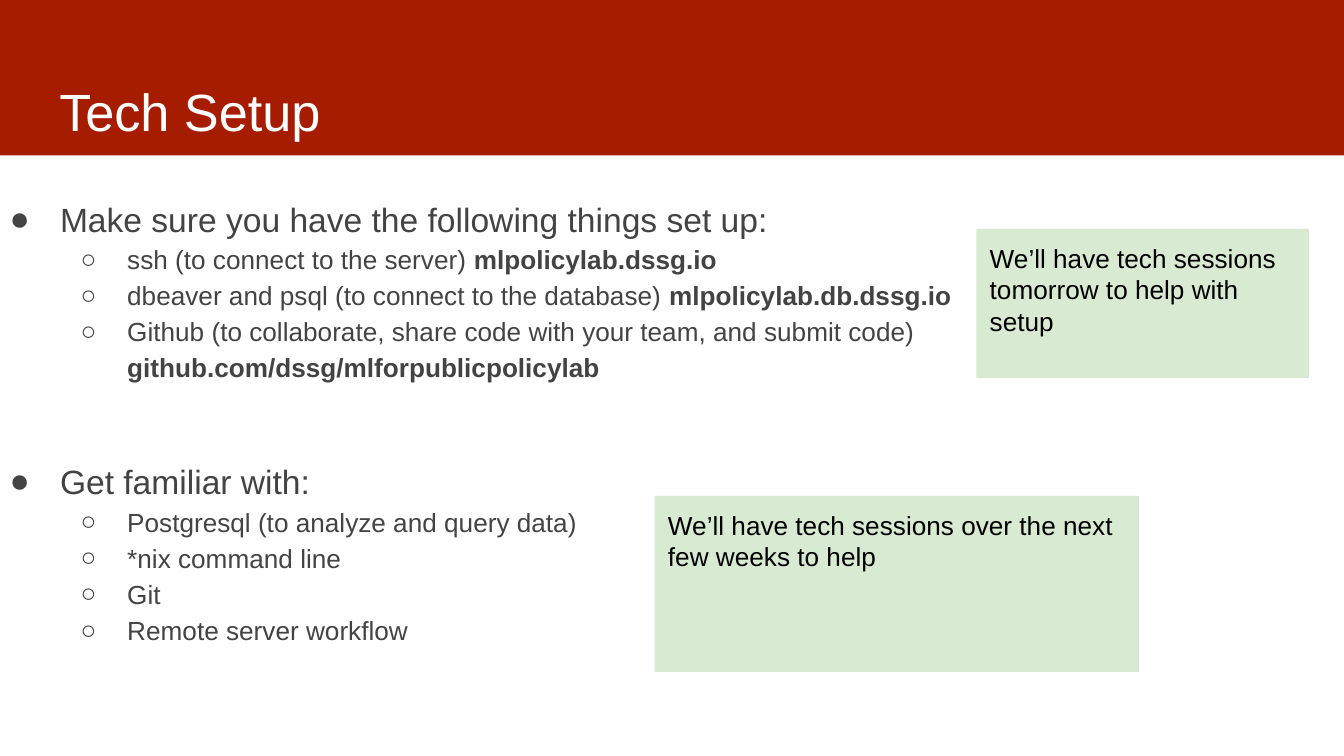
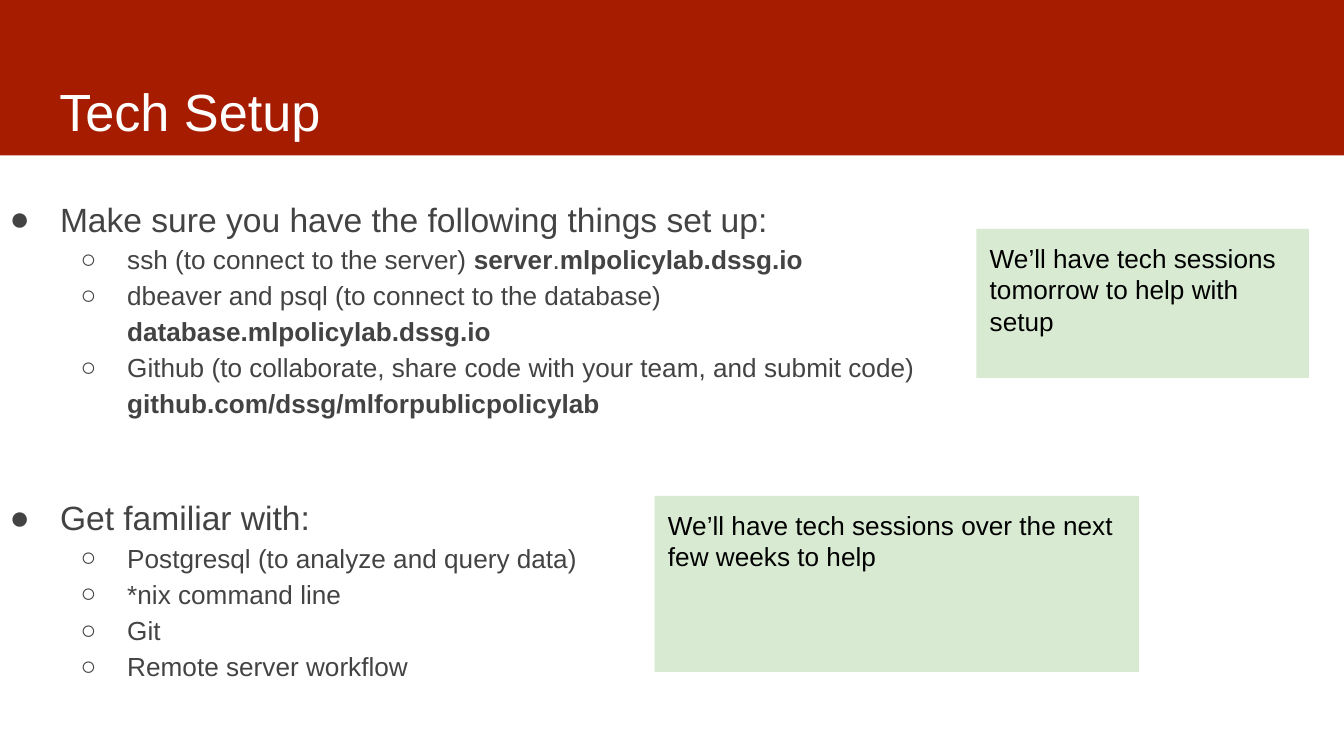
Before and after one commit to dssg/mlforpublicpolicylab, a slide deck: slide 15 of 01 - Intro and Scoping/ClassOverview.pptx (slide 16 before the commit). Drawn at 1344x756 pixels with LibreOffice and Linux fonts; fonts in the diff are those of the drawing. Boxes give left, top, right and bottom in pixels: in the first picture for what was removed or moved away, otherwise in the second. Text is boxed around its words. In the diff, an @@ line names an element or a change of style, - is before the commit and + after.

Commit message:
added lecture 1

```diff
--- a/01 - Intro and Scoping/ClassOverview.pptx
+++ b/01 - Intro and Scoping/ClassOverview.pptx
@@ text at <box>127,250,803,347</box>: text changed @@
-  ○ ssh (to connect to the server) mlpolicylab.dssg.io
-  ○ dbeaver and psql (to connect to the database) mlpolicylab.db.dssg.io
+  ○ ssh (to connect to the server) server.mlpolicylab.dssg.io
+  ○ dbeaver and psql (to connect to the database) database.mlpolicylab.dssg.io
```
Also in this commit, not shown: 4 other slides changed, 1 slide removed.
